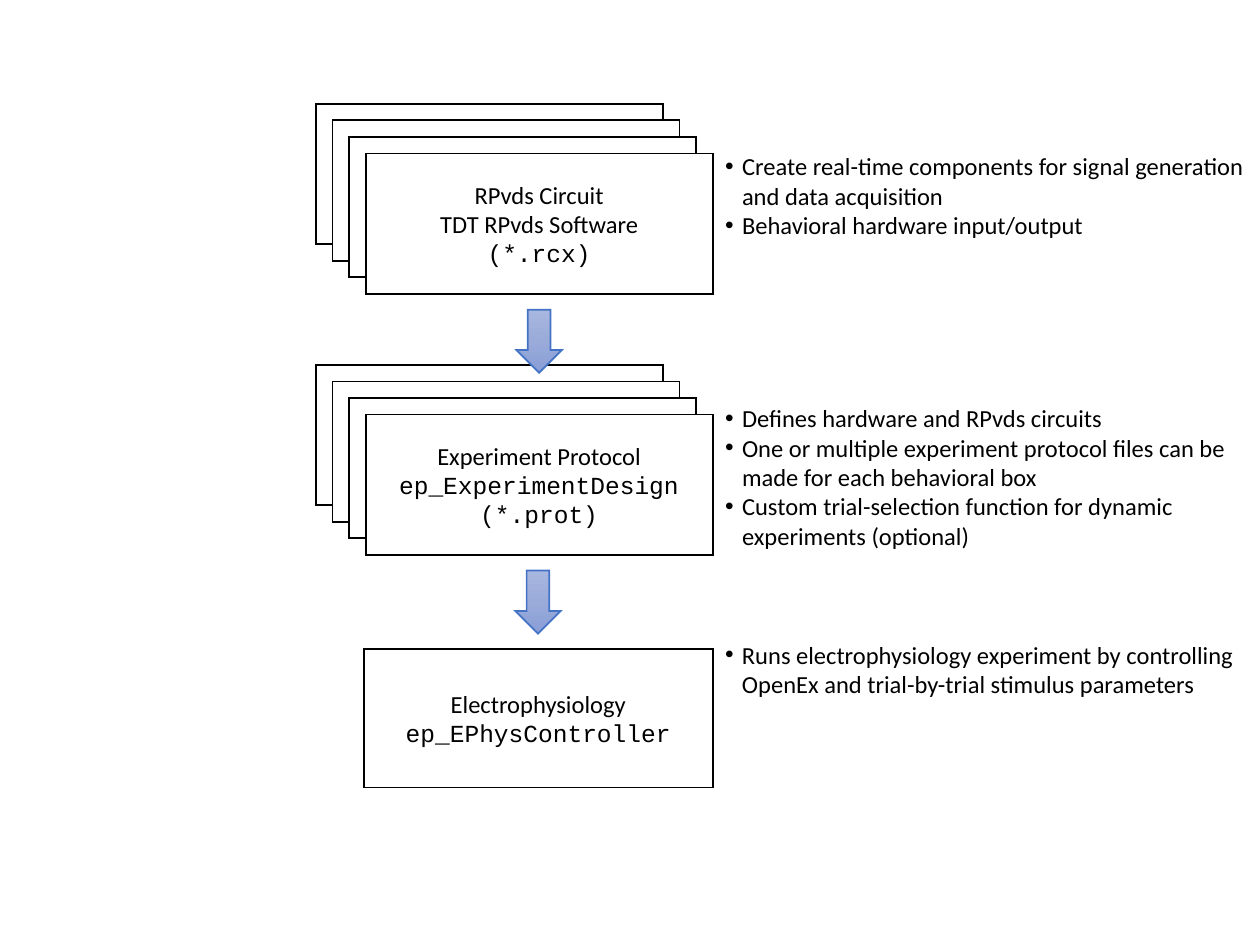
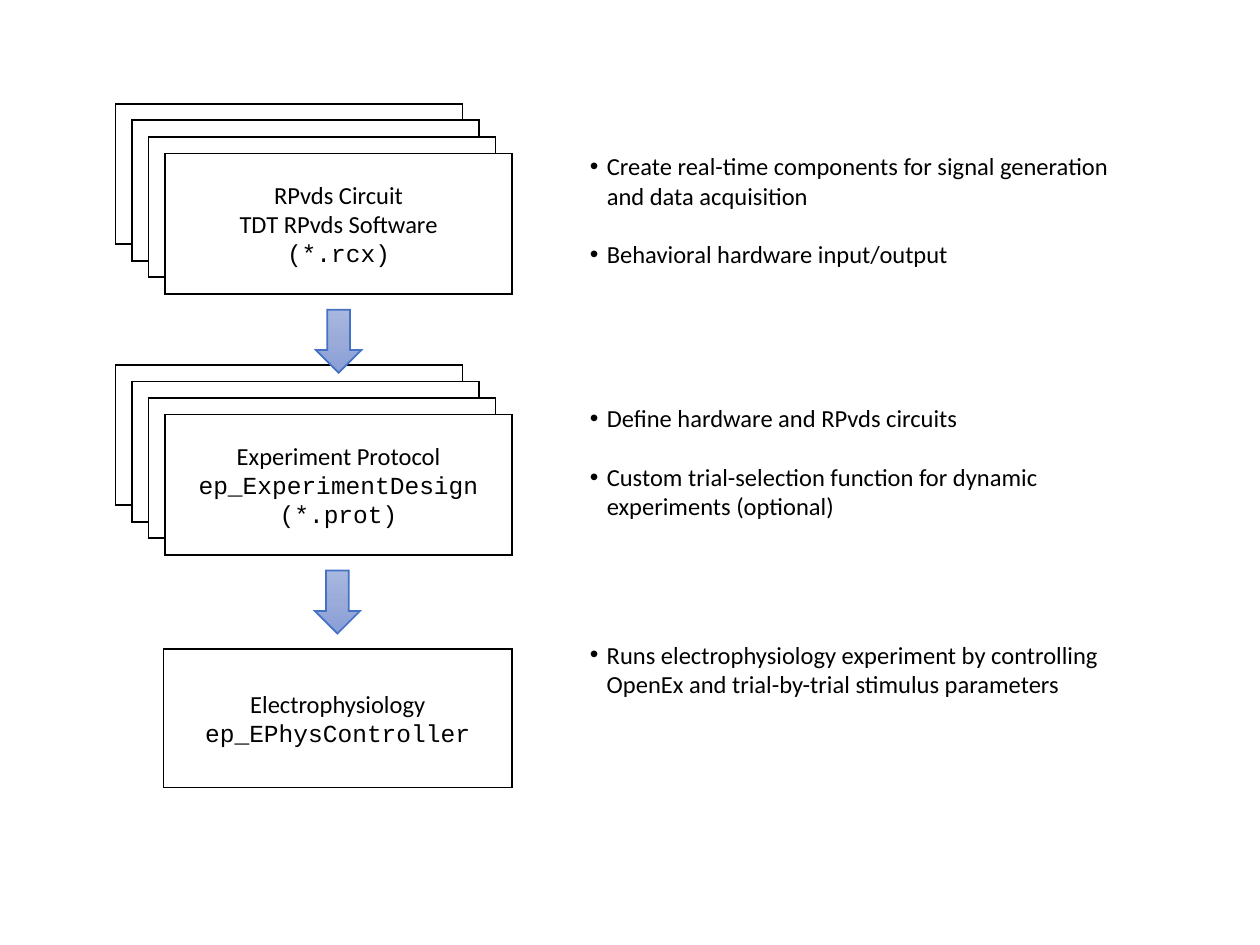
Before and after one commit to dstolz/epsych, a slide deck: slide 2 of trunk/ProgramDesign.pptx. Drawn at 1260x945 pixels with LibreOffice and Linux fonts; fonts in the diff are those of the drawing. Boxes give left, top, right and bottom in pixels: in the first picture for what was removed or moved away, otherwise in the second. Text is boxed around its words. In the diff, an @@ line names an element or a change of style, - is before the commit and + after.

```diff
--- a/trunk/ProgramDesign.pptx
+++ b/trunk/ProgramDesign.pptx
@@ text "Create real-time components for signal ..." rewrapped from [742,158,1243,238] to [607,158,1108,267] @@
@@ 9 rectangles, 2 down arrows: place and size @@
-9 rectangles, 2 down arrows at [316,103,713,788]
+9 rectangles, 2 down arrows at [116,103,513,788]
@@ text "Define hardware and RPvds circuits": place and size @@
-text "Define hardware and RPvds circuits" at [742,410,1224,549]
+text "Define hardware and RPvds circuits" at [607,410,1037,519]
@@ text at [607,410,957,428]: text changed @@
-• Defines hardware and RPvds circuits
-• One or multiple experiment protocol files can be made for each behavioral box
+• Define hardware and RPvds circuits
@@ text "Runs electrophysiology experiment by controlling ...": place and size @@
-text "Runs electrophysiology experiment by controlling ..." at [742,647,1232,697]
+text "Runs electrophysiology experiment by controlling ..." at [607,647,1097,697]
```
Also in this commit, not shown: 1 other slide changed, 1 slide added, 8 other files.
